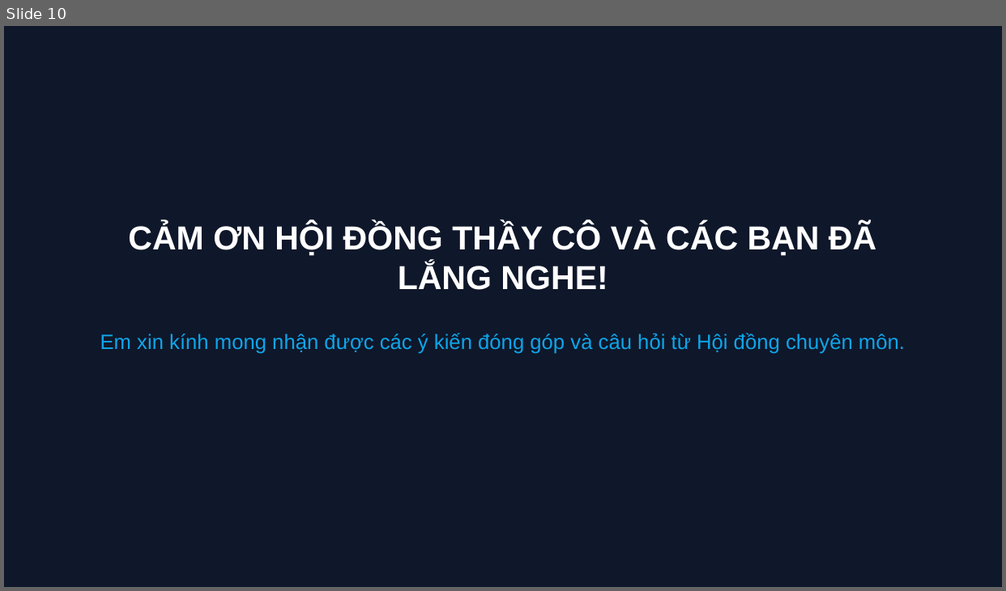
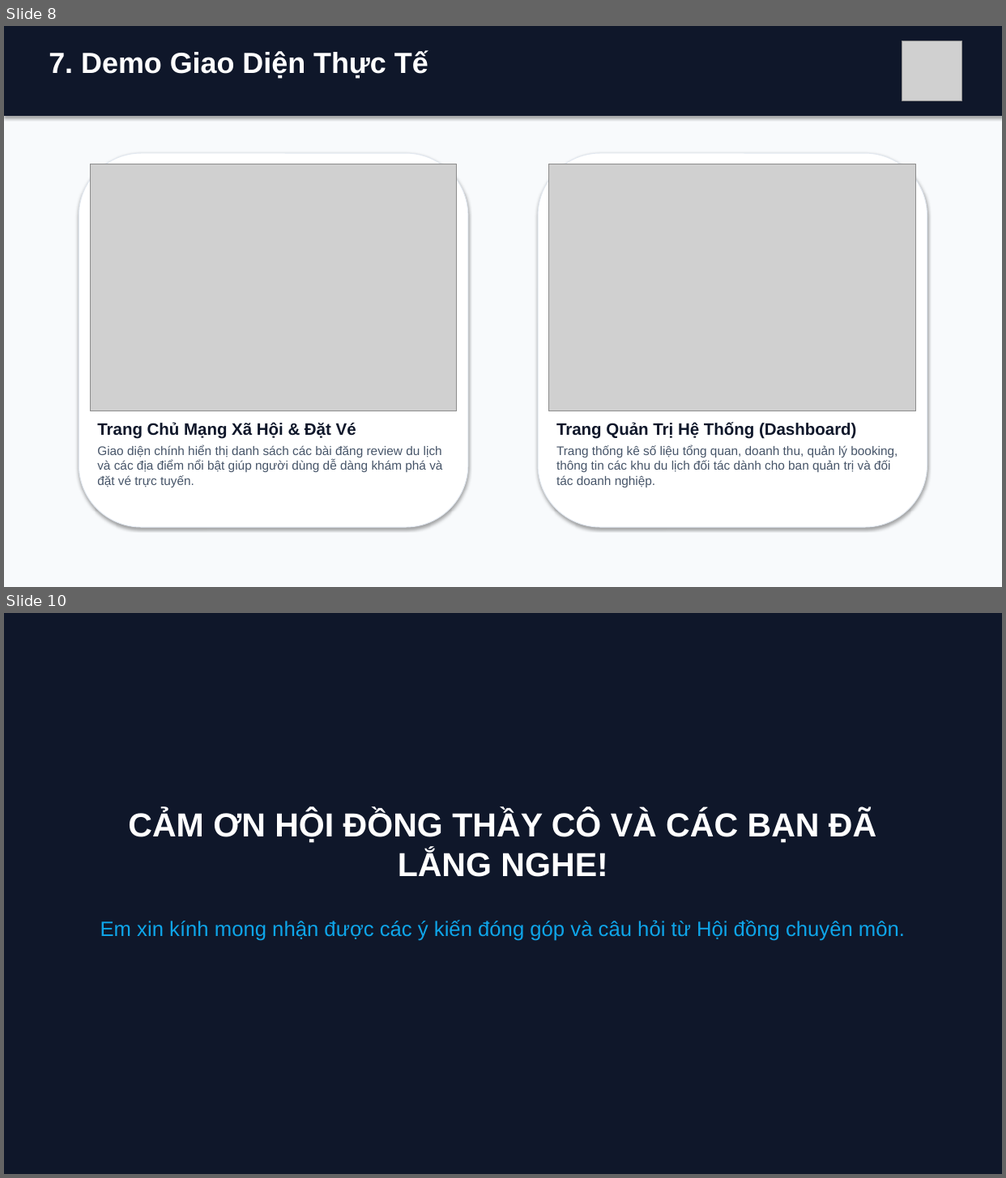
Before and after one commit to anhlalyn/TravelConnect, a slide deck: docs/TravelConnect_Slides.pptx. Shown one above the other, each under a label of ours: slide 10 before the commit, slides 8 and 10 after it; the slides between them are not shown. The pictures are 1006x591 and 1006x1178 pixels, drawn with LibreOffice and Linux fonts; fonts in the diff are those of the drawing; grey boxes stand for pictures. Boxes give left, top, right and bottom in pixels: in the first picture for what was removed or moved away, otherwise in the second. Text is boxed around its words. In the diff, an @@ line names an element or a change of style, - is before the commit and + after.

Commit message:
Docs: Update PowerPoint slides with project logo, database ERD, and UI screenshots

```diff
--- a/docs/TravelConnect_Slides.pptx
+++ b/docs/TravelConnect_Slides.pptx
@@ slide 8 added at (4,26,1002,587), background #F8FAFC @@
@@ rectangle added at (4,26,1002,116), fill #0F172A @@
@@ picture added at (902,41,962,101) @@
@@ text added at (49,50,428,79), 28 pt, text #FFFFFF, bold @@
+7. Demo Giao Diện Thực Tế
@@ rounded rectangle added at (79,153,468,527), fill #FFFFFF, outline #E2E8F0 0.75 pt @@
@@ picture added at (90,165,457,412) @@
@@ rounded rectangle added at (538,153,927,527), fill #FFFFFF, outline #E2E8F0 0.75 pt @@
@@ picture added at (549,165,916,412) @@
@@ text added at (97,422,442,488), 12 pt, text #475569 @@
+Trang Chủ Mạng Xã Hội & Đặt Vé
+Giao diện chính hiển thị danh sách các bài đăng review du lịch và các địa điểm nổi bật giúp người dùng dễ dàng khám phá và đặt vé trực tuyến.
@@ text added at (556,422,897,488), 12 pt, text #475569 @@
+Trang Quản Trị Hệ Thống (Dashboard)
+Trang thống kê số liệu tổng quan, doanh thu, quản lý booking, thông tin các khu du lịch đối tác dành cho ban quản trị và đối tác doanh nghiệp.
```
Also in this commit, not shown: 8 slides changed, 1 slide removed, 1 other file.
